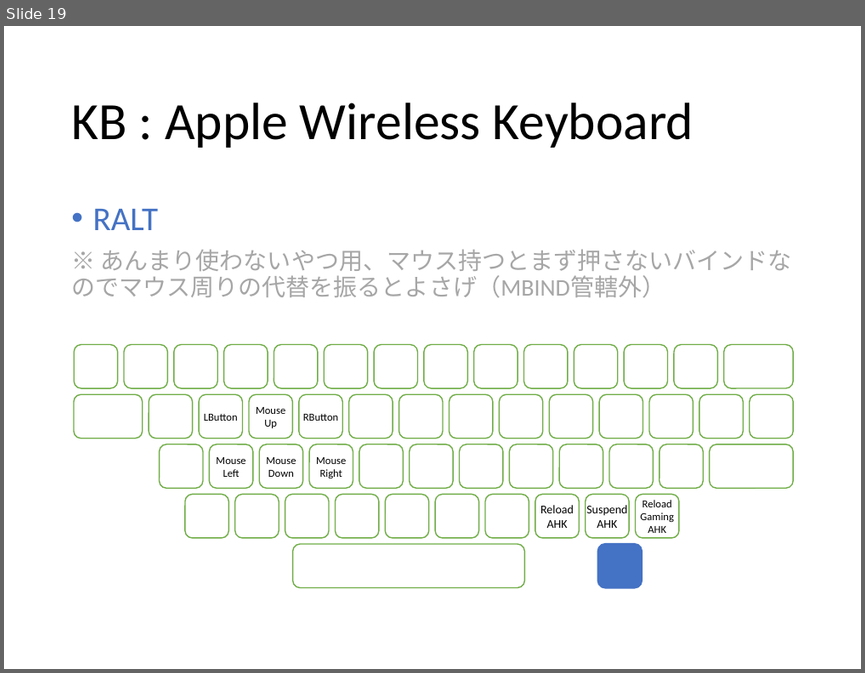
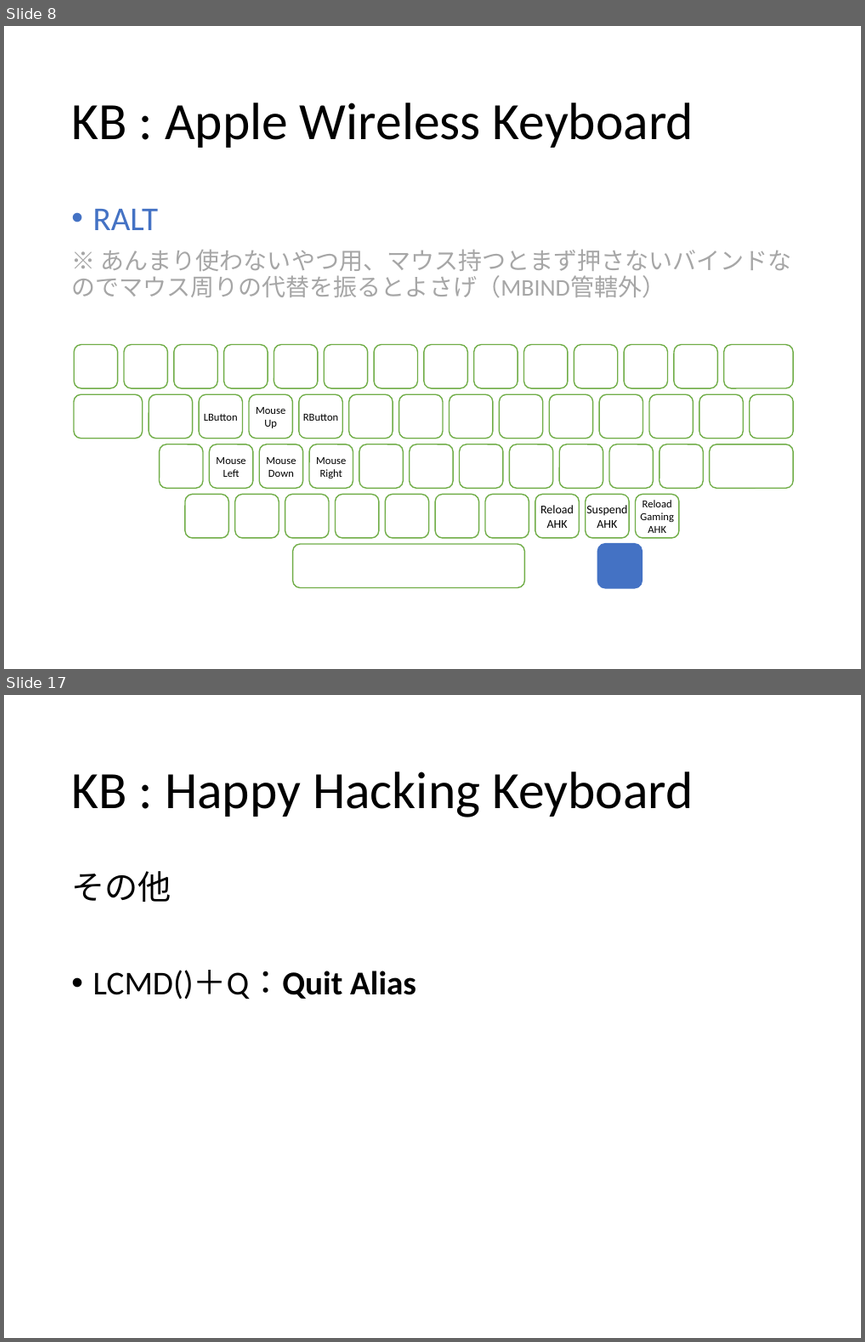
Before and after one commit to ittooo66/myAHK, a slide deck: MANUAL.pptx. Shown one above the other, each under a label of ours: slide 19 before the commit, slides 8 and 17 after it; the slides between them are not shown. The pictures are 865x673 and 865x1342 pixels, drawn with LibreOffice and Linux fonts; fonts in the diff are those of the drawing. Boxes give left, top, right and bottom in pixels: in the first picture for what was removed or moved away, otherwise in the second. Text is boxed around its words. In the diff, an @@ line names an element or a change of style, - is before the commit and + after.

```diff
--- a/MANUAL.pptx
+++ b/MANUAL.pptx
@@ slide 17 added at <box>4,695,861,1338</box>, background #FFFFFF @@
@@ title added at <box>71,771,692,817</box>, 44 pt, text #000000 @@
+KB : Happy Hacking Keyboard
@@ text added at <box>71,871,416,999</box>, 28 pt, text #000000 @@
+その他
+• LCMD()＋Q：Quit Alias
@@ what was slide 19 is now slide 8 @@
```
Also in this commit, not shown: 6 slides changed, 3 other slides added, 6 slides removed, 1 other file.
